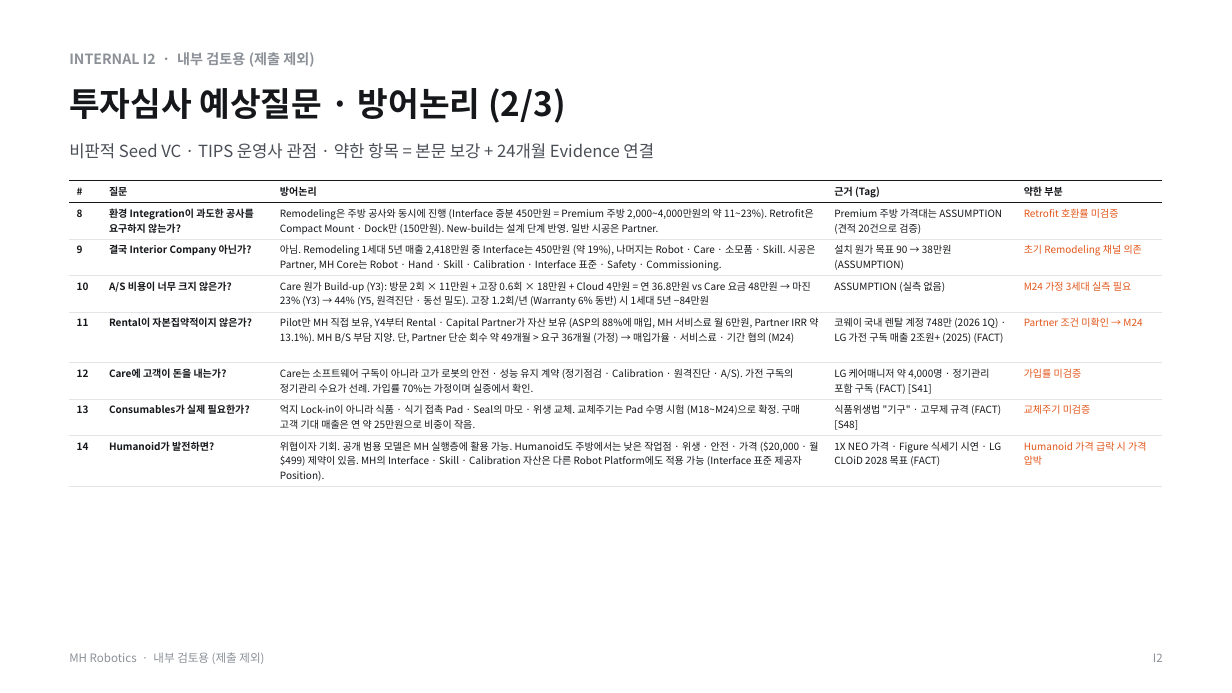
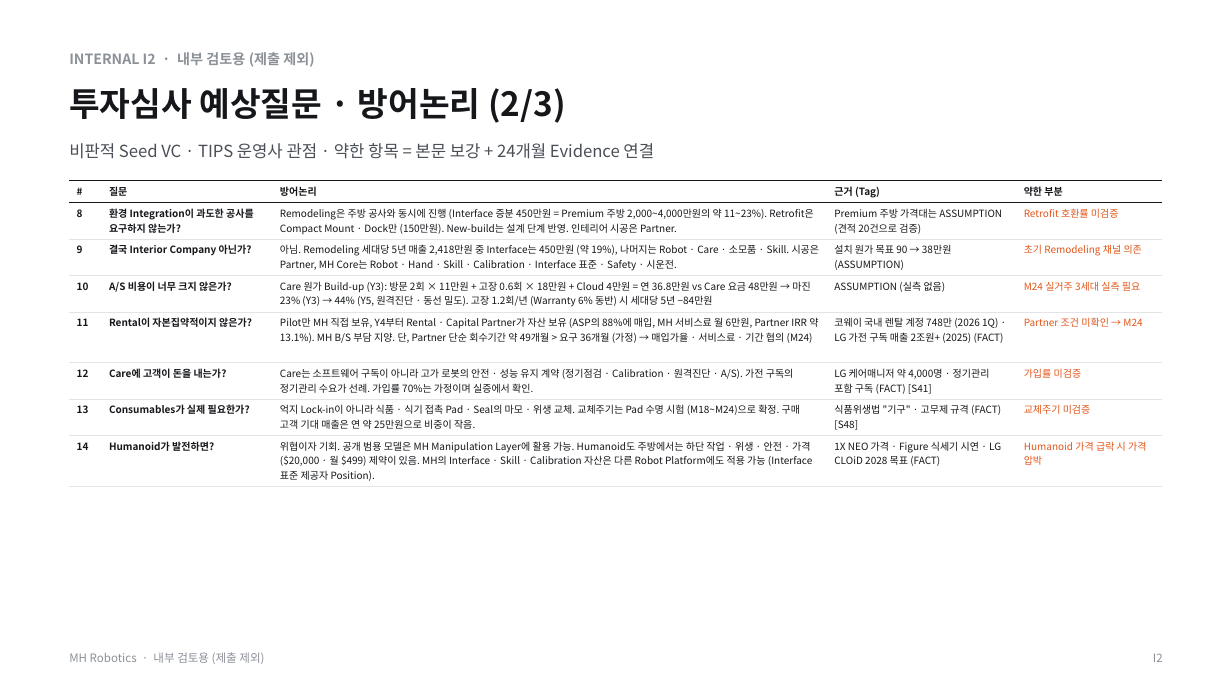
Before and after one commit to kimdonghyun2789-hash/D, a slide deck: slide 3 of MH/MH_Robotics_IR_Internal_QA.pptx. Drawn at 1232x693 pixels with LibreOffice and Linux fonts; fonts in the diff are those of the drawing. Boxes give left, top, right and bottom in pixels: in the first picture for what was removed or moved away, otherwise in the second. Text is boxed around its words. In the diff, an @@ line names an element or a change of style, - is before the commit and + after.

```diff
--- a/MH/MH_Robotics_IR_Internal_QA.pptx
+++ b/MH/MH_Robotics_IR_Internal_QA.pptx
@@ table at [69,181,1163,487] @@
-row 2, column 3: Remodeling은 주방 공사와 동시에 진행 (Interface 증분 450만원 = Premium 주방 2,000~4,000만원의 약 11~23%). Retrofit은 Compact Mount · Dock만 (150만원). New-build는 설계 단계 반영. 일반 시공은 Partner.
+row 2, column 3: Remodeling은 주방 공사와 동시에 진행 (Interface 증분 450만원 = Premium 주방 2,000~4,000만원의 약 11~23%). Retrofit은 Compact Mount · Dock만 (150만원). New-build는 설계 단계 반영. 인테리어 시공은 Partner.
-row 3, column 3: 아님. Remodeling 1세대 5년 매출 2,418만원 중 Interface는 450만원 (약 19%), 나머지는 Robot · Care · 소모품 · Skill. 시공은 Partner, MH Core는 Robot · Hand · Skill · Calibration · Interface 표준 · Safety · Commissioning.
+row 3, column 3: 아님. Remodeling 세대당 5년 매출 2,418만원 중 Interface는 450만원 (약 19%), 나머지는 Robot · Care · 소모품 · Skill. 시공은 Partner, MH Core는 Robot · Hand · Skill · Calibration · Interface 표준 · Safety · 시운전.
-row 4, column 3: Care 원가 Build-up (Y3): 방문 2회 × 11만원 + 고장 0.6회 × 18만원 + Cloud 4만원 = 연 36.8만원 vs Care 요금 48만원 → 마진 23% (Y3) → 44% (Y5, 원격진단 · 동선 밀도). 고장 1.2회/년 (Warranty 6% 동반) 시 1세대 5년 −84만원
+row 4, column 3: Care 원가 Build-up (Y3): 방문 2회 × 11만원 + 고장 0.6회 × 18만원 + Cloud 4만원 = 연 36.8만원 vs Care 요금 48만원 → 마진 23% (Y3) → 44% (Y5, 원격진단 · 동선 밀도). 고장 1.2회/년 (Warranty 6% 동반) 시 세대당 5년 −84만원
-row 4, column 5: M24 가정 3세대 실측 필요
+row 4, column 5: M24 실거주 3세대 실측 필요
-row 5, column 3: Pilot만 MH 직접 보유, Y4부터 Rental · Capital Partner가 자산 보유 (ASP의 88%에 매입, MH 서비스료 월 6만원, Partner IRR 약 13.1%). MH B/S 부담 지양. 단, Partner 단순 회수 약 49개월 > 요구 36개월 (가정) → 매입가율 · 서비스료 · 기간 협의 (M24)
+row 5, column 3: Pilot만 MH 직접 보유, Y4부터 Rental · Capital Partner가 자산 보유 (ASP의 88%에 매입, MH 서비스료 월 6만원, Partner IRR 약 13.1%). MH B/S 부담 지양. 단, Partner 단순 회수기간 약 49개월 > 요구 36개월 (가정) → 매입가율 · 서비스료 · 기간 협의 (M24)
-row 8, column 3: 위협이자 기회. 공개 범용 모델은 MH 실행층에 활용 가능. Humanoid도 주방에서는 낮은 작업점 · 위생 · 안전 · 가격 ($20,000 · 월 $499) 제약이 있음. MH의 Interface · Skill · Calibration 자산은 다른 Robot Platform에도 적용 가능 (Interface 표준 제공자 Position).
+row 8, column 3: 위협이자 기회. 공개 범용 모델은 MH Manipulation Layer에 활용 가능. Humanoid도 주방에서는 하단 작업 · 위생 · 안전 · 가격 ($20,000 · 월 $499) 제약이 있음. MH의 Interface · Skill · Calibration 자산은 다른 Robot Platform에도 적용 가능 (Interface 표준 제공자 Position).
```
Also in this commit, not shown: 5 other slides changed, 34 other files.
